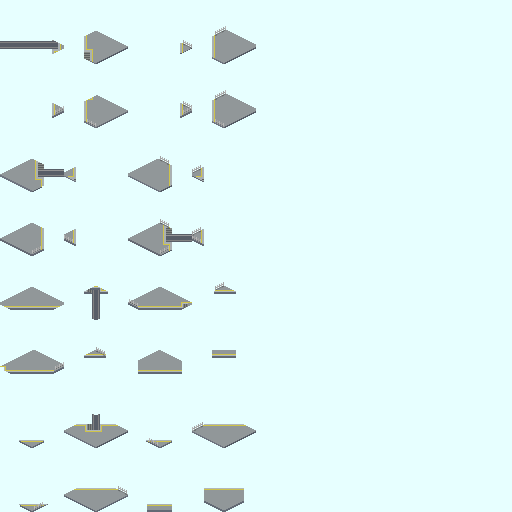
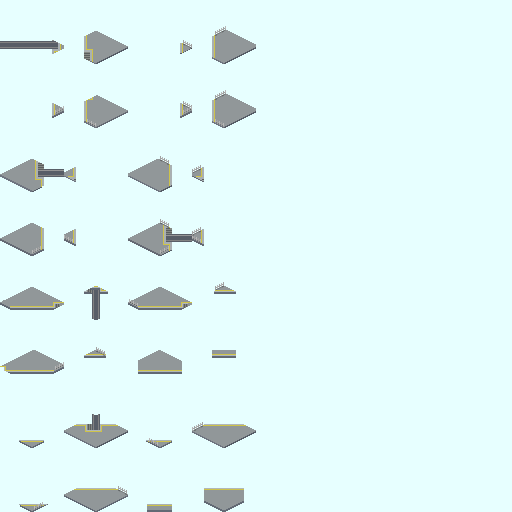
Layered file, before and after one edit (512x512). Changes by layer:
added layer "貼り付けられたレイヤー #6" in group "[32a]" over [left=0, top=300, right=64, bottom=308]
